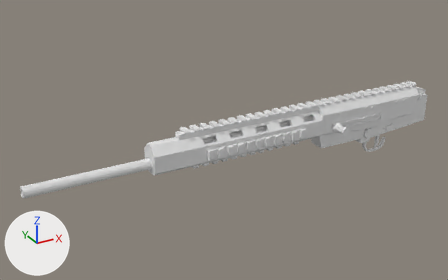
An edit to the Blender file Assets/liquid/Models/fn_fal.blend, drawn before and after from the same camera.
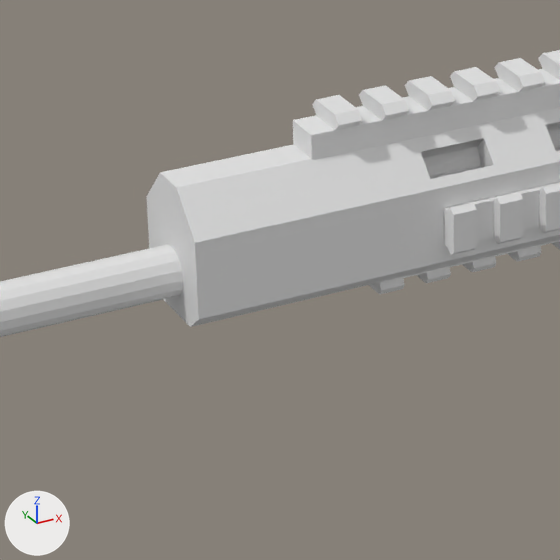
Each version is shown whole from a camera (50 mm lens) standing at (-2.49, -3.37, 2.01) and looking at (-0.59, 0.08, 0.28), then close up on the part from 25% to 52% of the width and 38% to 80% of the height. The axes (+X, +Y, +Z) are drawn at lower left. The lights are the same throughout.
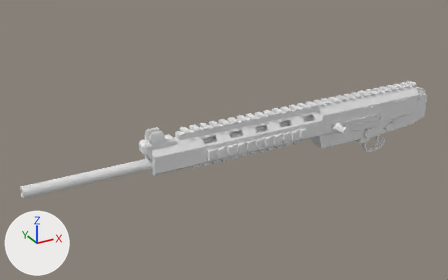
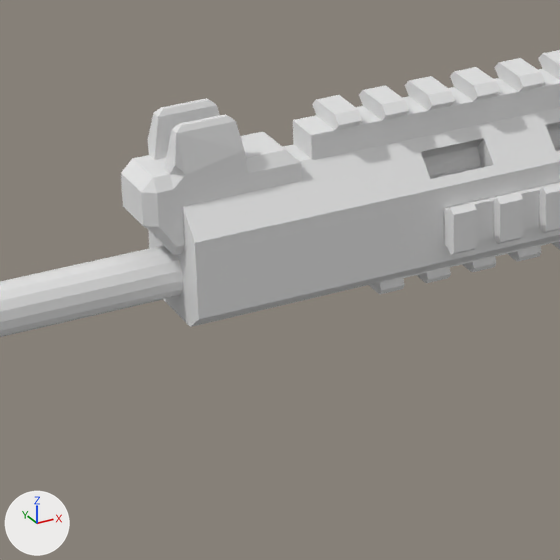
Where the change shows, as pixel boxes (x1, y1, x2, y2) in the close-ups (560 x 560 px; the box of a moved part takes in the faces that stretch with it):
'Cube', reshaped: before (146, 50, 560, 327); after (121, 50, 560, 327)
part 1 of me_cube_002, added: after (121, 98, 302, 255)
part 2 of me_cube_002, moved or reshaped: before (177, 107, 560, 243); after (183, 107, 560, 243)

What changed in the scene script:
```text
Change me_cube_002:
    used by ob_cube; location = (0.0, 0.0, 0.0)
    remove me_cube_002.from_pydata(...)  # 652 vertices, 500 faces; spans x -1.174..0.135, y -0.113..0.0, z 0.187..0.465
    add me_cube_002.from_pydata(...)  # 704 vertices, 543 faces; spans x -1.227..0.135, y -0.113..0.0, z 0.187..0.497
    me_cube_002 part 1: a new loose piece of 52 vertices spanning x -1.227..-1.001, y -0.048..0.0, z 0.312..0.497
    me_cube_002 part 2
    8 faces are deleted
    8 new faces join them
```
